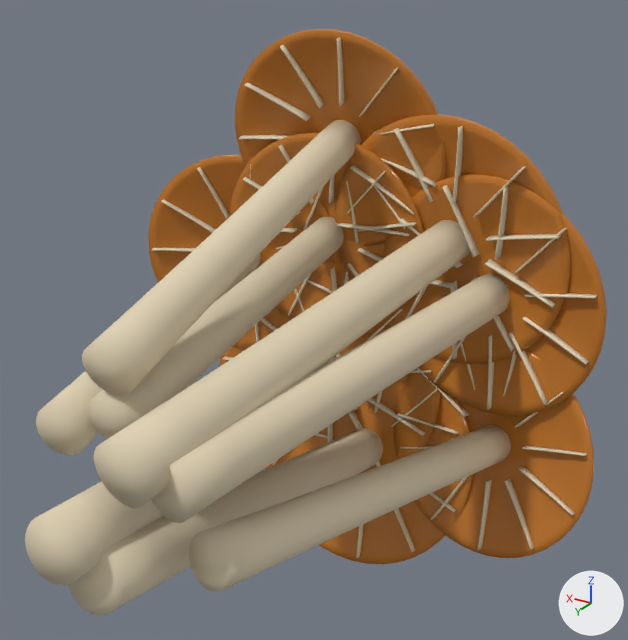
The glTF model public/models/pholiota-nameko.glb, before and after one commit.
The view is the same before and after, from a camera (50 mm lens) standing at (-2.9, 4.19, 2.63) and looking at (-0.2, -0.31, 0.38). Lighting does not change. The marker at lower right points along +X, +Y and +Z. The first picture is the older version. Where no turn or scale is listed for an object, it has been applied to the vertices.

In view in the first picture: 'lamellae_gills', 'pileus_cap', 'stipe_stem'.
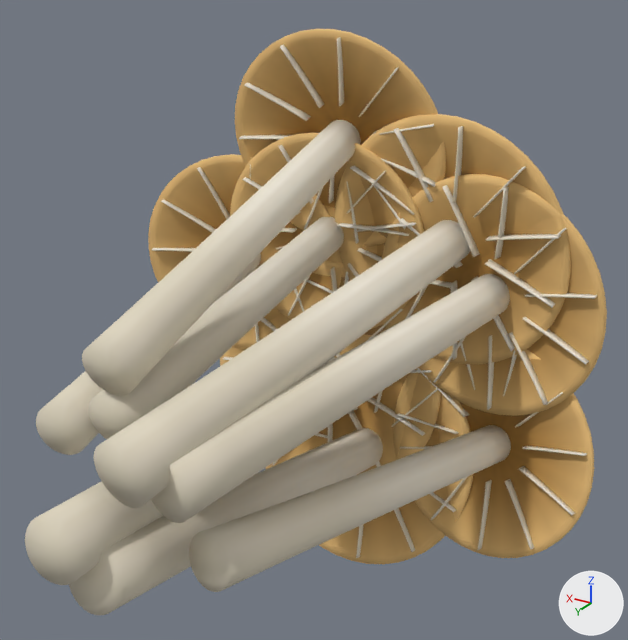
Boxes [x1, y1, x2, y2] around the edits, measured in the pictures (628 x 640 px):
'stipe_stem', recoloured
    both: [26, 120, 511, 576]
'pileus_cap', recoloured (lighter)
    both: [148, 29, 607, 564]
'lamellae_gills', recoloured
    both: [151, 37, 597, 558]

Edits to the bpy script that builds the scene:
```text
Change mat_material_0:
    where n0 = _N.new('ShaderNodeBsdfPrincipled'); n0.name = 'Principled BSDF'
    remove n0.inputs[0].default_value = (0.553, 0.188, 0.0235, 1.0)  # 'Base Color', orange #c4782a
    n0.inputs[2].default_value: 0.14 -> 0.85  # 'Roughness'
    add n2 = _N.new('ShaderNodeVertexColor'); n2.name = 'Color Attribute'
    add _L.new(n2.outputs[0], n0.inputs[0])  # 'Color' to 'Base Color'
Change me_pileus_cap:
    where me_pileus_cap.from_pydata(...)  # 9088 vertices, 18144 faces; spans x -1.76..2.09, y -0.42..0.42, z -2.28..1.94
    used by ob_pileus_cap; location = (-0.163, -1.463, 0.169)
    me_pileus_cap part 1: vertex colours changed
Change me_stipe_stem:
    where me_stipe_stem.from_pydata(...)  # 2480 vertices, 4928 faces; spans x -1.1..1.44, y -0.11..3.34, z -1.55..1.29
    used by ob_stipe_stem; location = (-0.163, -1.463, 0.169)
    remove me_stipe_stem.materials.append(mat_material_1)  # beige #e0d2b4
    me_stipe_stem part 2: vertex colours changed
    add me_stipe_stem.materials.append(mat_material_0)
Change me_lamellae_gills:
    where me_lamellae_gills.from_pydata(...)  # 2816 vertices, 5280 faces; spans x -1.69..2.04, y -0.12..0.44, z -2.22..1.89
    used by ob_lamellae_gills; location = (-0.163, -1.463, 0.169)
    remove me_lamellae_gills.materials.append(mat_material_2)  # beige #e6d9bd
    me_lamellae_gills part 3: vertex colours changed
    add me_lamellae_gills.materials.append(mat_material_0)
```
